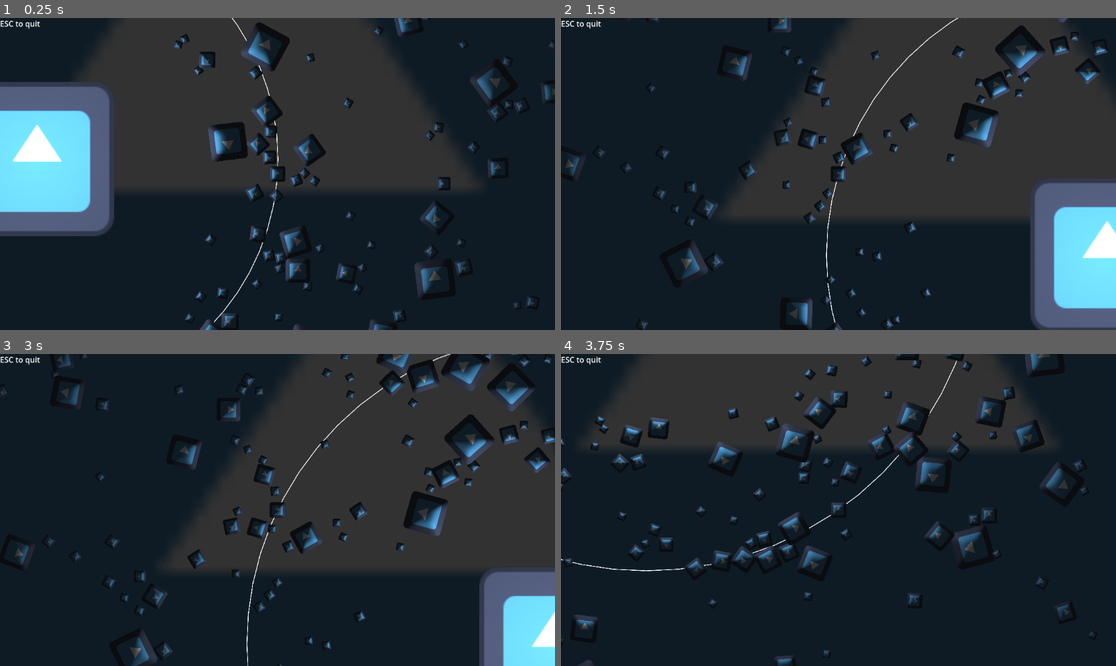
Above: before the commit, frames 1-4 (two rows, left to right).
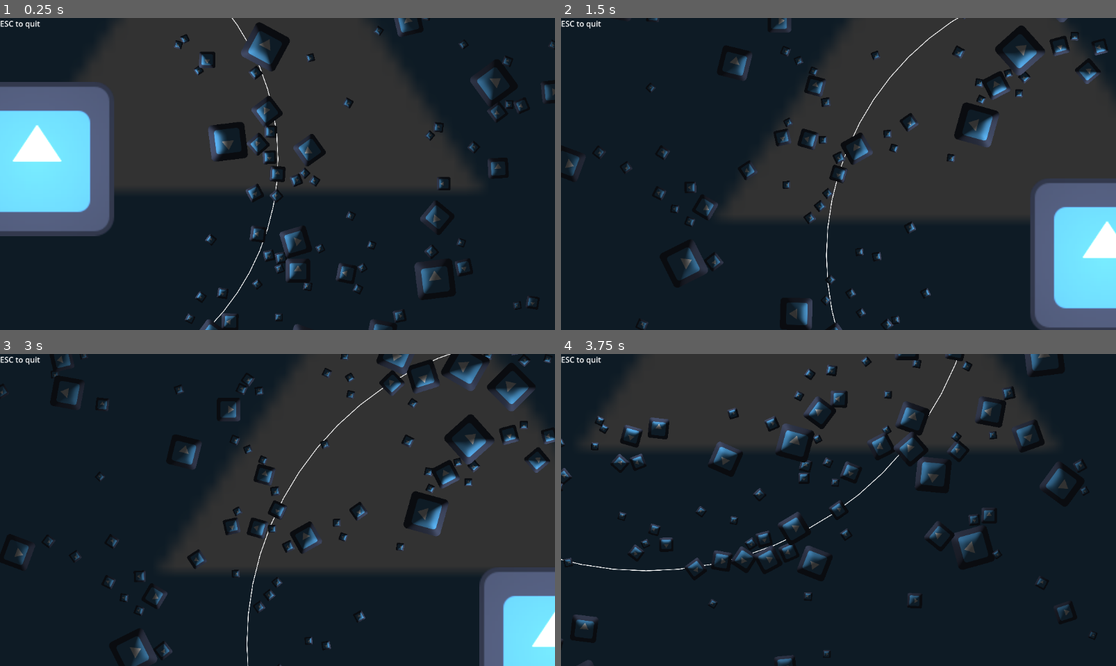
Above: after the commit, the same moments.

Repository: Aroweeri/gmtk2025
Game: Godot game, scene res://scenes/Main.tscn
Two runs of this game, one before a commit and one after it. Both use one fixed random seed, a clock stepped at 60 frames per second and the inputs below. The engine's default icon, where the game draws it, is replaced by a stand-in: a white triangle on a blue panel in a dark square.
Inputs:
- Up to frame 1 (0.25 s): no input
- Up to frame 2 (1.5 s): hold Up (ui_up) 0.53-1.28 s; hold 1 (zoom1) 0.53-1.28 s; hold Down (ui_down) from 1.28 s (still down); tap 2 (zoom2) at 1.35 s
- Up to frame 3 (3 s): release Down (ui_down) at 2.03 s; hold 3 (zoom3) 2.03-2.78 s; hold Up (ui_up) from 2.03 s (still down); tap 1 (zoom1) at 2.85 s
- Up to frame 4 (3.75 s): release Up (ui_up) at 3.53 s; hold Down (ui_down) from 3.53 s (still down); hold 2 (zoom2) from 3.53 s (still down)

The runs differ from the first frame. In frame 1, less than 0.1% of the frame differs, in the area x 48-52%, y 47-53%; in frame 2, less than 0.1%; in frame 3, less than 0.1%, in the area x 1-100%, y 0-94%; in frame 4, less than 0.1%.

Commit message:
Add comments.

Diff:
--- a/scenes/main.gd
+++ b/scenes/main.gd
@@ -6,7 +6,11 @@
 	queue_redraw()
 
 func _ready() -> void:
+	#loop and create 800 different asteroids
 	for i in range(800):
+
+		#use tempRotator and tempPositioner to pick a random angle and go out a random distance, to
+		#distribute astreroids equally around the center.
 		var tempRotator = Node2D.new()
 		var tempPositioner = Node2D.new();
 		tempRotator.rotation = randf()*PI*2
@@ -14,24 +18,36 @@
 		tempRotator.add_child(tempPositioner);
 		var targetPosition = Vector2(tempPositioner.global_position);
 
+		#create the asteroid from the obstacle.tscn scene
 		var newObstacle = Obstacle.instantiate()
+
+		#set it's position using the position calculated above
 		newObstacle.position = targetPosition
+
+		#use math to determine and set the scale of the new asteroid
 		var myrand = randf()
 		var scaleFactor = pow(myrand, 4)*2+0.5
-		(newObstacle.get_node("CollisionShape2D/Sprite2D") as Node2D).scale *= scaleFactor
+		(newObstacle.get_node("CollisionShape2D/Sprite2D") as Node2D).scale *= scaleFactor #just sprite size
+
+		#now to scale the collision shape to match the sprite's size (can't just scale it, it breaks)
+		#workaround to avoid changing one asteroid's collision shape causing all the asteroids to use that shape
 		var s = newObstacle.get_node("CollisionShape2D").shape
 		s = s.duplicate();
 		s.radius *= scaleFactor
 		(newObstacle.get_node("CollisionShape2D") as CollisionShape2D).shape = s
 
+		#pick a random rotation
 		newObstacle.rotation = randf()*PI*2
+
+		#add to scene so it'll be actually be visible
 		add_child(newObstacle)
 
 func _input(event: InputEvent) -> void:
-	if(event.is_action_pressed("ui_cancel")):
+	if(event.is_action_pressed("ui_cancel")): #ESC for now
 		get_tree().quit();
 
 
+#draw the circle showing the player's trajectory
 func _draw() -> void:
 	var radius = $PlayerRotator/Player.position.x;
 	draw_circle(Vector2.ZERO, radius, Color.WHITE, false, 5, true)
--- a/scenes/obstacle.gd
+++ b/scenes/obstacle.gd
@@ -1,4 +1 @@
 extends RigidBody2D
-
-func _physics_process(delta: float) -> void:
-	apply_torque(1000*delta);
--- a/scripts/player.gd
+++ b/scripts/player.gd
@@ -1,9 +1,9 @@
 extends Node2D
 
-func _process(delta: float) -> void:
-	$Sprite.global_rotation = 0
+func _physics_process(delta: float) -> void:
 
-func _physics_process(delta: float) -> void:
+	#player is just on an extending arm essentially.
+	#Just extend/retract the arm to change their distance from center
 	if(Input.is_action_pressed("ui_up")):
 		translate(Vector2(10,0));
 	elif(Input.is_action_pressed("ui_down")):
--- a/scripts/rotator.gd
+++ b/scripts/rotator.gd
@@ -2,12 +2,12 @@
 
 var ROTATION_SPEED=500
 
-func _process(_delta):
-	pass;
+func _physics_process(delta: float) -> void:
 
-func _physics_process(delta: float) -> void:
+	#rotate faster/slower based on distance from center of world to player
 	var distance_to_player = self.global_position.distance_to($Player.global_position)
 	var rotate_amount = ROTATION_SPEED * (1/distance_to_player) * delta
+
 	#print("Distance: %0.2f Degrees/Sec: %0.2f" % [distance_to_player, rad_to_deg(rotate_amount)/delta])
 	if(Input.is_action_pressed("zoom1")):
 		rotate(rotate_amount*10)
